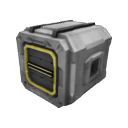
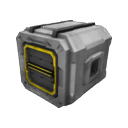
Comparing the layer stacks of the two 128×128 images. Changes:
painted on "Vrstva" over [23, 43, 57, 96]
